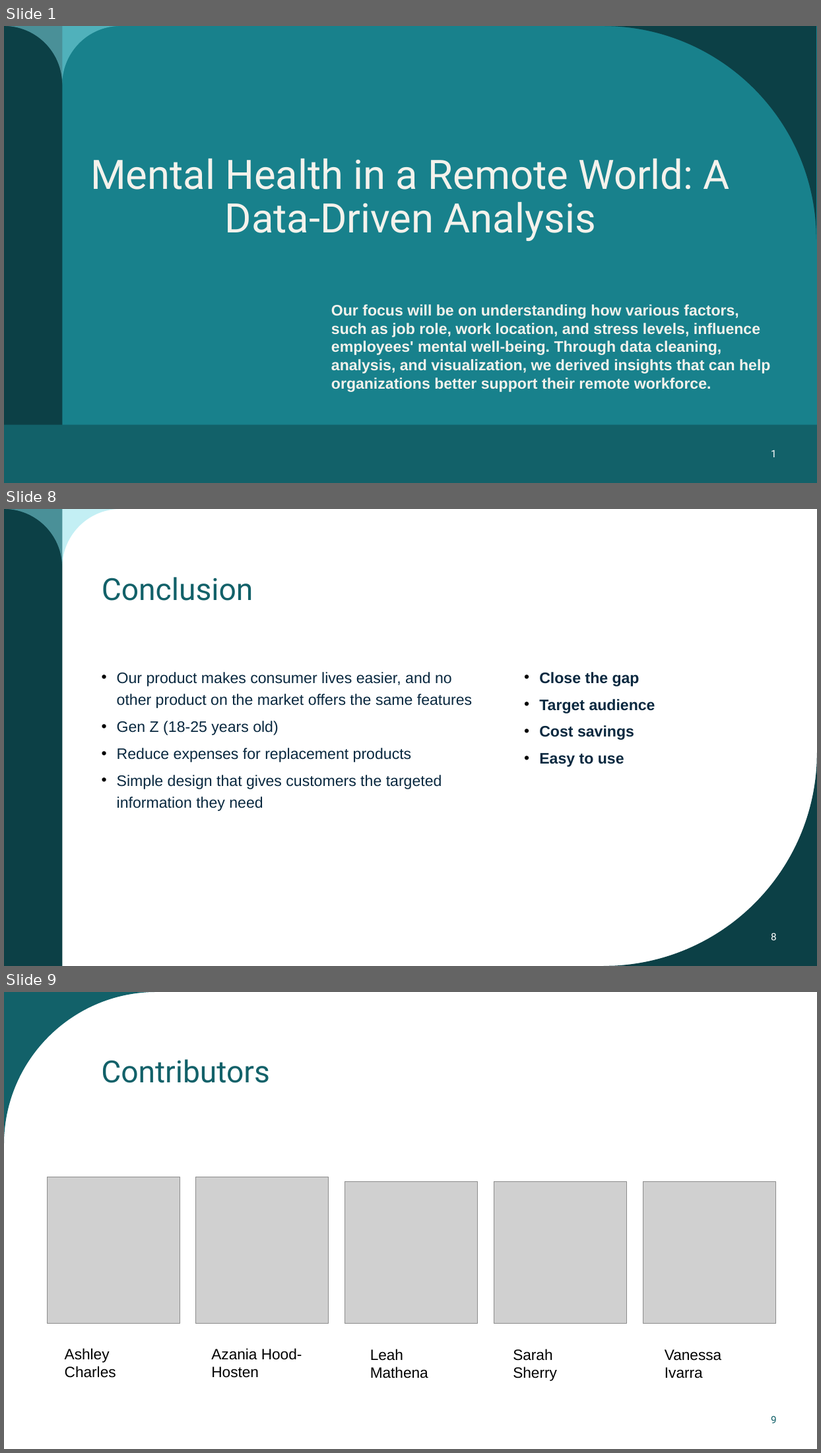
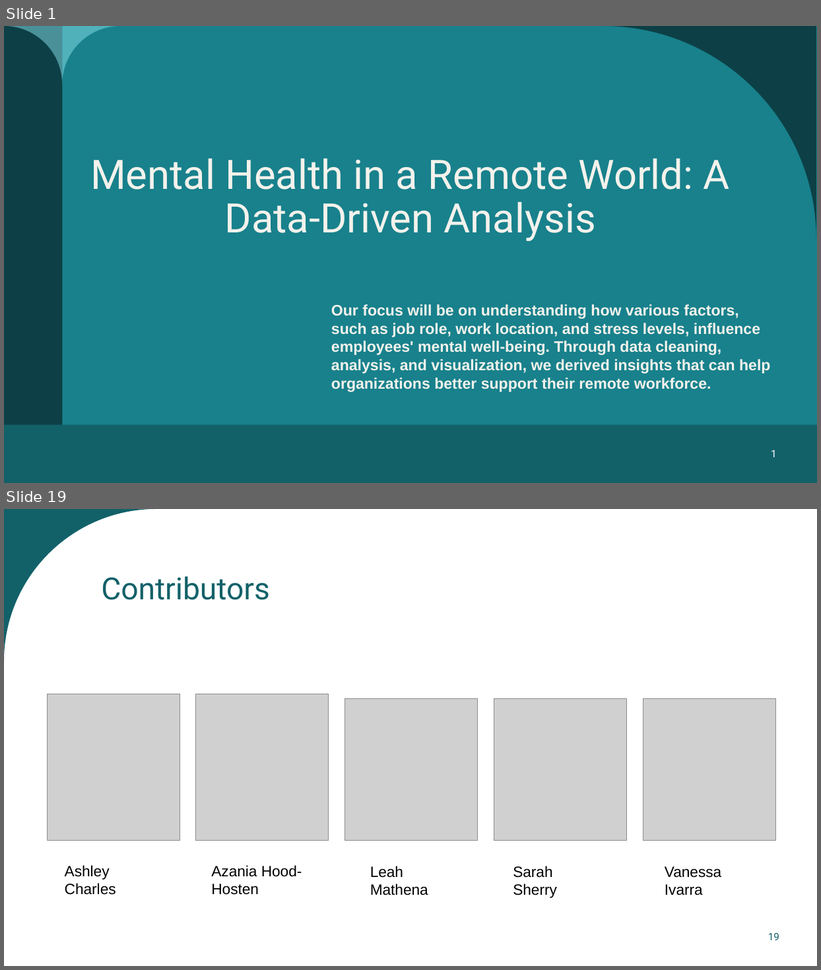
Before and after one commit to AzaniaHH/Project-3, a slide deck: Mental Health presentation.pptx. Shown one above the other, each under a label of ours: slides 1, 8 and 9 before the commit, slides 1 and 19 after it; the slides between them are not shown. The pictures are 821x1453 and 821x970 pixels, drawn with LibreOffice and Linux fonts; fonts in the diff are those of the drawing; grey boxes stand for pictures. Boxes give left, top, right and bottom in pixels: in the first picture for what was removed or moved away, otherwise in the second. Text is boxed around its words. In the diff, an @@ line names an element or a change of style, - is before the commit and + after.

```diff
--- a/Mental Health presentation.pptx
+++ b/Mental Health presentation.pptx
@@ slide 8 removed at bbox=[4, 509, 817, 966], background #FFFFFF; not listed: 2 template elements that a slide beside it also shows @@
@@ title removed at bbox=[102, 577, 253, 601] @@
-Conclusion
@@ text removed at bbox=[117, 672, 472, 811] @@
-• Our product makes consumer lives easier, and no other product on the market offers the same features
-• Gen Z (18-25 years old)
-• Reduce expenses for replacement products
-• Simple design that gives customers the targeted information they need
@@ text removed at bbox=[539, 672, 640, 767] @@
-• Close the gap
-• Target audience
-• Cost savings
-• Easy to use
@@ freeform shape removed at bbox=[604, 753, 817, 966] @@
@@ page number removed at bbox=[771, 933, 777, 941] @@
-8
@@ what was slide 9 is now slide 19 @@
@@ page number at bbox=[768, 933, 780, 941]: text changed @@
-9
+19
```
Also in this commit, not shown: 2 slides changed, 15 slides added, 4 other slides removed.
